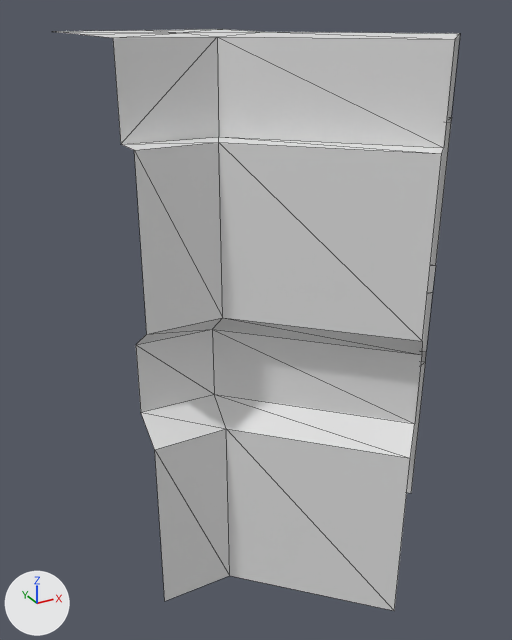
Two versions of the glTF model parallel-timelines/models/hull/walls/diagonal.glb, one commit apart.
Both versions are drawn from a 50 mm camera at (-1.19, -2.27, 2.08) aimed at (0.02, -0.08, 0.98). Every picture has the same lights, and +X, +Y and +Z are marked at lower left. The picture after the commit comes second. Mesh edges are drawn as thin lines. Vertices at exactly the same position are counted once.

Objects in the first picture: 'Diagonal'.
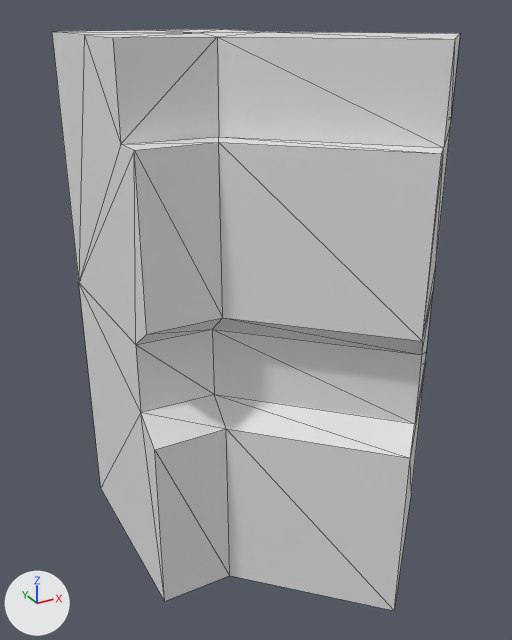
Where the change shows, as pixel boxes [x1, y1, x2, y2] in the pictures (512 x 640 px; the box of a moved part takes in the faces that stretch with it):
'Diagonal', reshaped: before [57, 29, 460, 611]; after [52, 29, 460, 611]
part 1 of me_diagonalmesh, moved or reshaped: before [57, 29, 261, 38]; after [52, 29, 460, 611]

What changed in the scene script:
```text
Change me_diagonalmesh:
    used by ob_diagonal; location = (0.0, 0.0, 0.0)
    remove me_diagonalmesh.from_pydata(...)  # 52 vertices, 65 faces; spans x -0.5..0.77, y -0.77..0.5, z 0.0..2.0
    add me_diagonalmesh.from_pydata(...)  # 54 vertices, 99 faces; spans x -0.5..0.77, y -0.77..0.5, z 0.0..2.0
    me_diagonalmesh part 1
    3 vertices move from x -0.5..-0.14, y 0.14..0.5, z 2.0 to x -0.5..-0.1, y 0.1..0.5, z 2.0
    2 vertices are added at (-0.5, 0.5, 0.0), (-0.5, 0.5, 1.04)
    34 new faces join them
```
